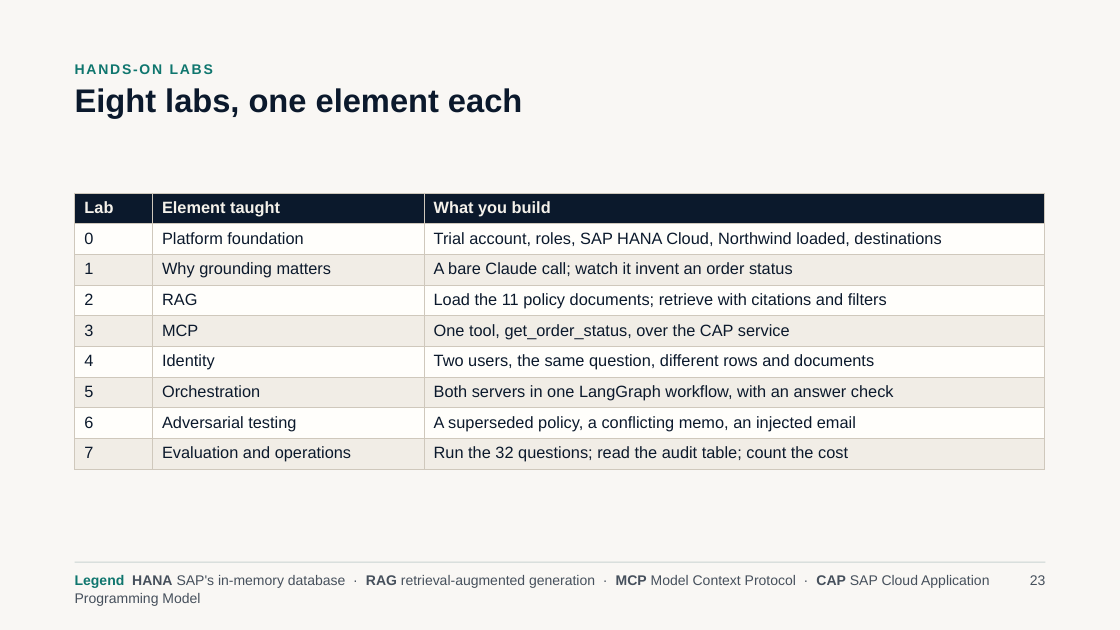
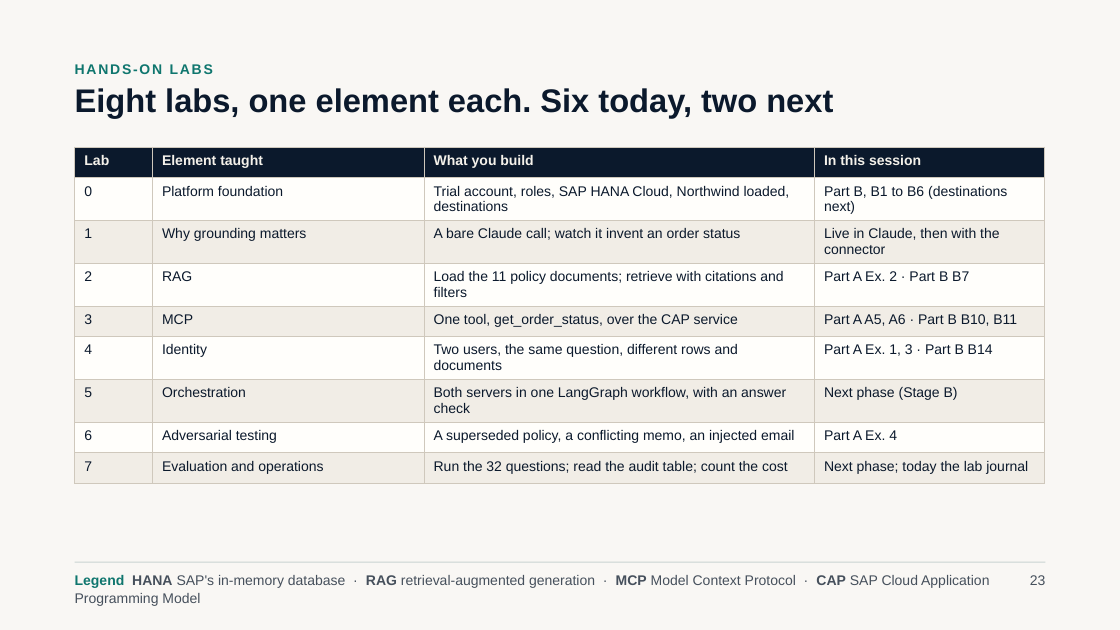
Before and after one commit to nuvear/SAP-BTP, a slide deck: slide 23 of 04. Governed_AI_on_SAP_BTP.pptx. Drawn at 1120x630 pixels with LibreOffice and Linux fonts; fonts in the diff are those of the drawing. Boxes give left, top, right and bottom in pixels: in the first picture for what was removed or moved away, otherwise in the second. Text is boxed around its words. In the diff, an @@ line names an element or a change of style, - is before the commit and + after.

Commit message:
Course materials in English, Japanese and Chinese; lab conductor; slide 23 corrected

```diff
--- a/04. Governed_AI_on_SAP_BTP.pptx
+++ b/04. Governed_AI_on_SAP_BTP.pptx
@@ text at (75,88,833,118): text changed @@
-Eight labs, one element each
+Eight labs, one element each. Six today, two next
@@ table at (75,147,1044,478) @@
+column 4: In this session | Part B, B1 to B6 (destinations next) | Live in Claude, then with the connector | Part A Ex. 2 · Part B B7 | Part A A5, A6 · Part B B10, B11 | Part A Ex. 1, 3 · Part B B14 | Next phase (Stage B) | Part A Ex. 4 | Next phase; today the lab journal
@@ table: place and size @@
-table at (75,193,1044,466)
+table at (75,147,1044,478)
```
Also in this commit, not shown: 28 other files.
